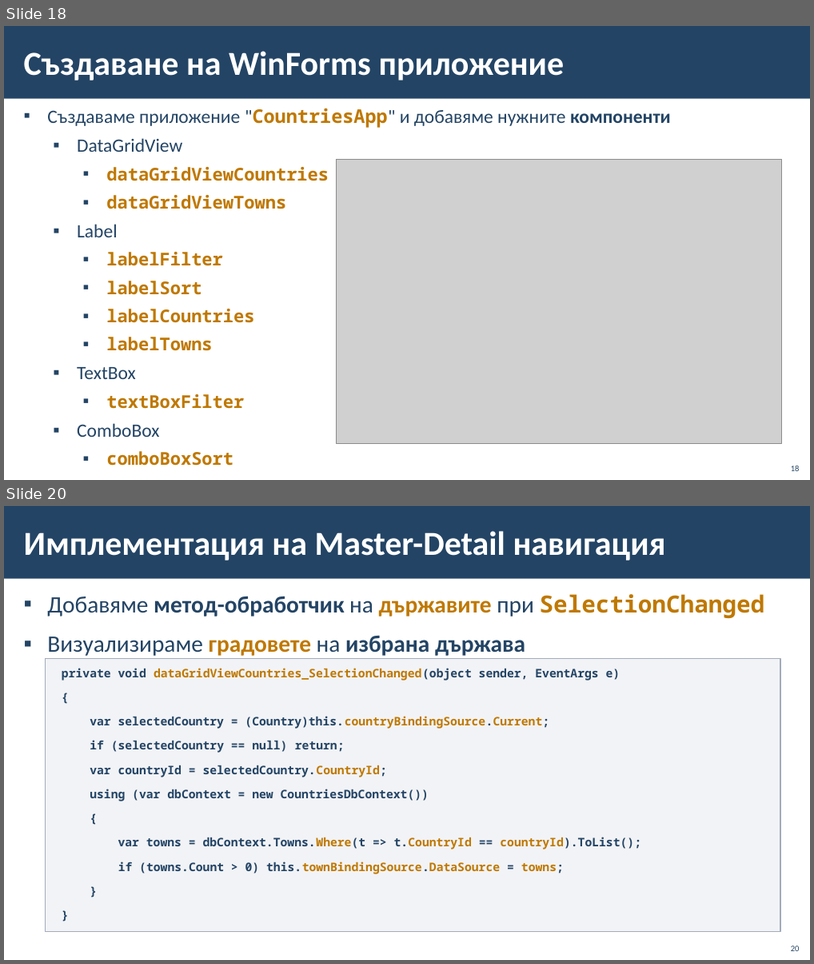
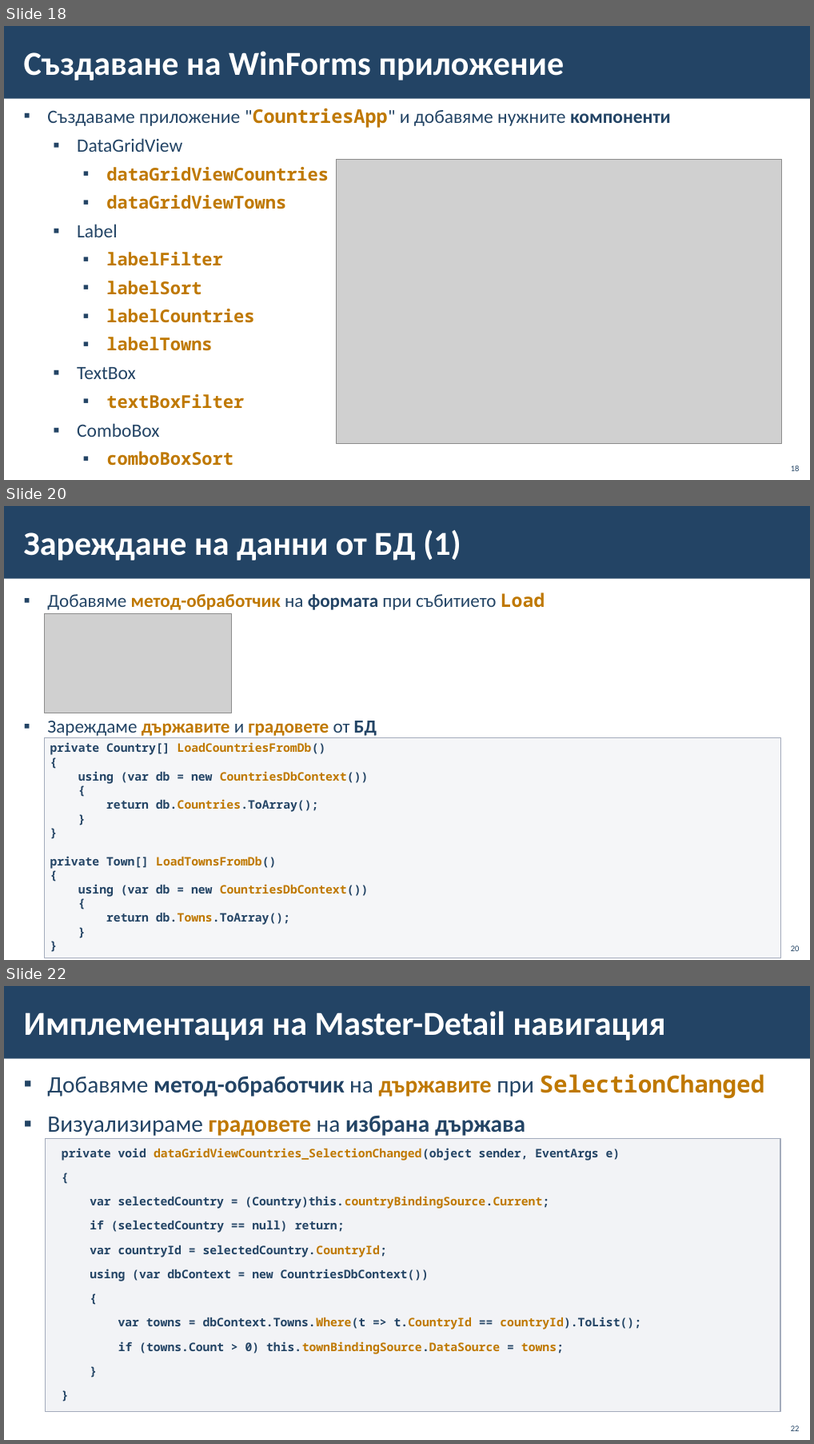
Before and after one commit to BG-IT-Edu/School-Programming, a slide deck: Courses/Software-Sciences/Module-4-Information-Systems-New/08-Navigation-between-Tables/08-Navigation-between-Tables.pptx. Shown one above the other, each under a label of ours: slides 18 and 20 before the commit, slides 18, 20 and 22 after it; the slides between them are not shown. The pictures are 814x964 and 814x1444 pixels, drawn with LibreOffice and Linux fonts; fonts in the diff are those of the drawing; grey boxes stand for pictures; background and template pictures are left out. Boxes give left, top, right and bottom in pixels: in the first picture for what was removed or moved away, otherwise in the second. Text is boxed around its words. In the diff, an @@ line names an element or a change of style, - is before the commit and + after.

```diff
--- a/Courses/Software-Sciences/Module-4-Information-Systems-New/08-Navigation-between-Tables/08-Navigation-between-Tables.pptx
+++ b/Courses/Software-Sciences/Module-4-Information-Systems-New/08-Navigation-between-Tables/08-Navigation-between-Tables.pptx
@@ slide 20 added at [4, 506, 810, 960], background #FFFFFF; not listed: 1 template element that a slide beside it also shows @@
@@ title added at [24, 530, 461, 560], 40 pt, text #FFFFFF, bold @@
+Зареждане на данни от БД (1)
@@ text added at [47, 592, 545, 738], 22 pt, text #234465, bold @@
+▪ Добавяме метод-обработчик на формата при събитието Load
+▪ Зареждаме държавите и градовете от БД
@@ picture added at [44, 614, 231, 713] @@
@@ rectangle added at [44, 738, 782, 958], fill #C2C7D2 at 15% opacity, outline #A3ABBC 1 pt, 14 pt, text #234465, bold @@
+private Country[] LoadCountriesFromDb()
+{
+using (var db = new CountriesDbContext())
+{
+return db.Countries.ToArray();
+}
+}
+private Town[] LoadTownsFromDb()
+{
+using (var db = new CountriesDbContext())
+{
+return db.Towns.ToArray();
+}
+}
@@ page number added at [791, 945, 800, 951], 10 pt, text #234465 @@
+20
@@ what was slide 20 is now slide 22 @@
@@ page number at [791, 1425, 800, 1431]: text changed @@
-20
+22
```
Also in this commit, not shown: 1 slide changed, 1 other slide added.
